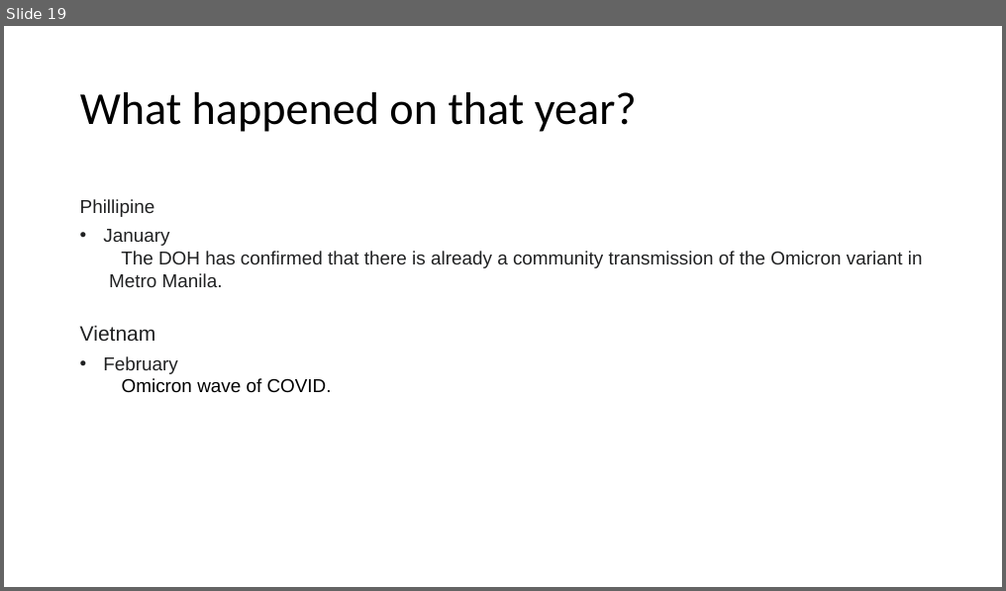
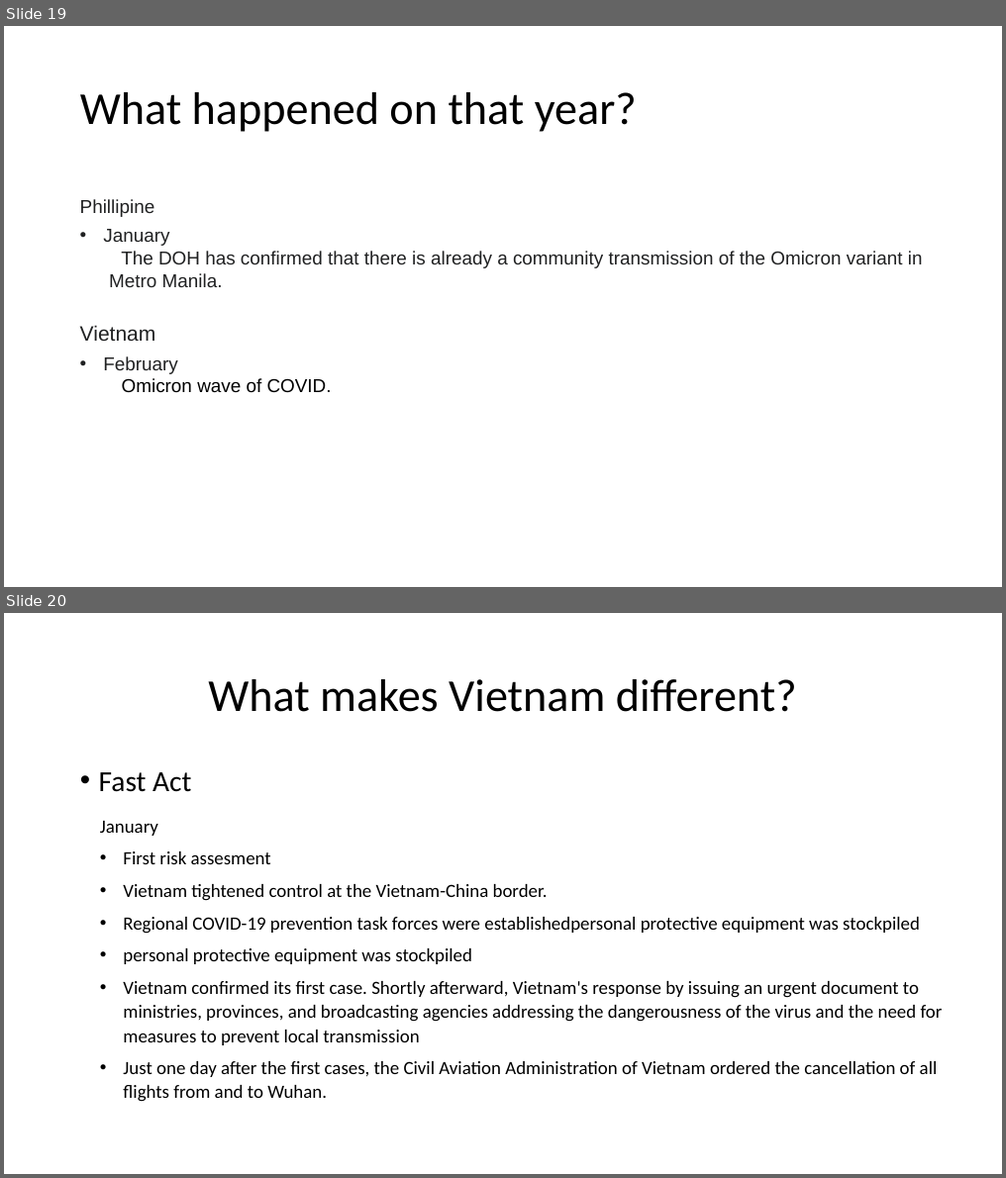
Before and after one commit to HadiSyahputraa/World-WIde-COVID, a slide deck: Final_Report.pptx. Shown one above the other, each under a label of ours: slide 19 before the commit, slides 19 and 20 after it. The pictures are 1006x591 and 1006x1178 pixels, drawn with LibreOffice and Linux fonts; fonts in the diff are those of the drawing. Boxes give left, top, right and bottom in pixels: in the first picture for what was removed or moved away, otherwise in the second. Text is boxed around its words. In the diff, an @@ line names an element or a change of style, - is before the commit and + after.

```diff
--- a/Final_Report.pptx
+++ b/Final_Report.pptx
@@ slide 20 added at [4, 613, 1002, 1174], background #FFFFFF @@
@@ title added at [208, 679, 797, 712], 44 pt, text #000000 @@
+What makes Vietnam different?
@@ text added at [99, 772, 191, 792], 28 pt, text #000000 @@
+• Fast Act
@@ text added at [100, 821, 943, 1102], 18 pt, text #000000 @@
+January
+• First risk assesment
+• Vietnam tightened control at the Vietnam-China border.
+• Regional COVID-19 prevention task forces were establishedpersonal protective equipment was stockpiled
+• personal protective equipment was stockpiled
+• Vietnam confirmed its first case. Shortly afterward, Vietnam's response by issuing an urgent document to ministries, provinces, and broadcasting agencies addressing the dangerousness of the virus and the need for measures to prevent local transmission
+• Just one day after the first cases, the Civil Aviation Administration of Vietnam ordered the cancellation of all flights from and to Wuhan.
```
Also in this commit, not shown: 1 slide changed, 6 other slides added, 5 slides removed.
